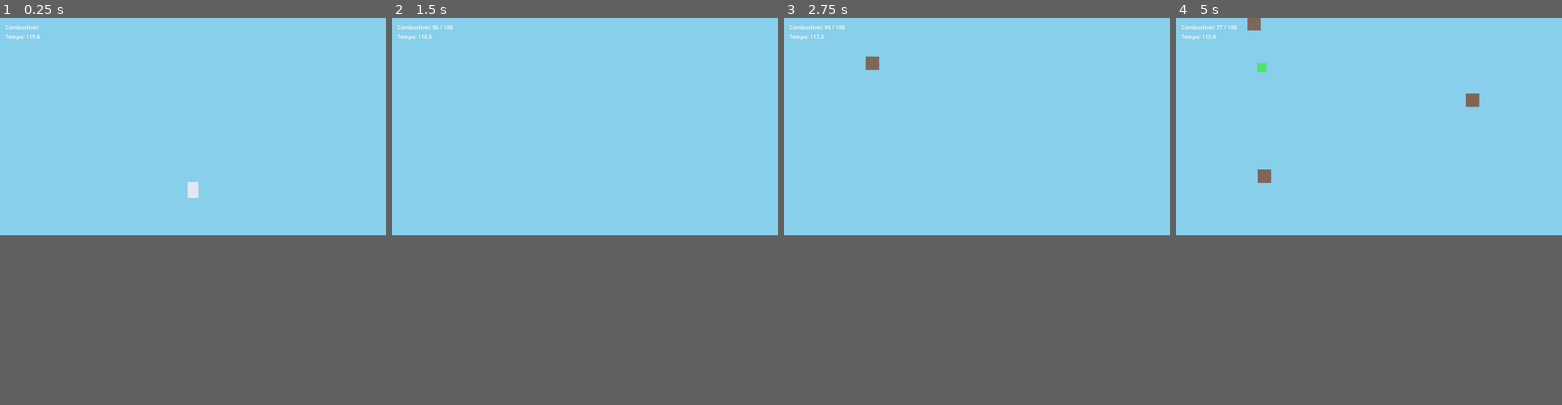
Above: before the commit, frames 1-4 (left to right).
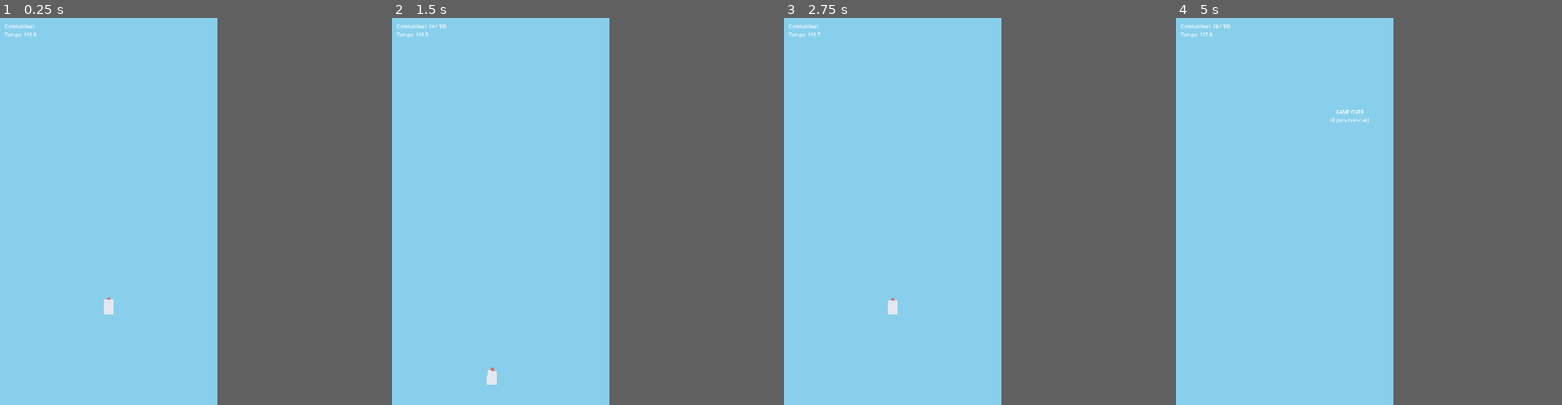
Above: after the commit, the same moments.

Repository: lucasevero/foguete-pra-lua
Game: Godot game, scene res://main.tscn
Same seed, same stepped clock (60 frames per second), same inputs: the game is played once before the commit and once after it.
Inputs (mouse positions are in pixels of both pictures, inside the frame that each line leads up to):
- Up to frame 1 (0.25 s): no input
- Up to frame 2 (1.5 s): move the mouse to (669, 114) at 0.52 s; hold D 0.53-1.25 s; hold R 0.53-1.25 s; click (669, 114) at 0.67 s; tap Space at 0.77, 0.8, 1.07 s; drag from (507, 137) to (565, 168) at 1.27 s
- Up to frame 3 (2.75 s): move the mouse to (1015, 79) at 2.02 s; hold D from 2.03 s (still down); hold R from 2.03 s (still down); click (1015, 79) at 2.17 s; tap Space at 2.3 s
- Up to frame 4 (5 s): release D at 2.75 s; release R at 2.75 s; drag from (1349, 168) to (1253, 95) at 2.77 s; move the mouse to (1484, 157) at 3.52 s; hold A 3.53-4.25 s; hold Space 3.53-4.25 s; click (1484, 157) at 3.67 s; drag from (1253, 95) to (1311, 72) at 4.27 s
In our replay, the window is 799x449 before the commit and 450x800 after it. These sizes can differ from the game's own. Grey fills any space a smaller window leaves; there, only what the larger window draws over its background counts as a difference.

The runs differ from the first frame. In frame 1, 0.4% of the frame differs, in the area x 1-52%, y 1-77%; in frame 2, 0.3%; in frame 3, 0.4%; in frame 4, 0.7%, in the area x 1-79%, y 0-43%.

Commit message:
Phase 2 prototype: mobile touch control, tuned physics, distance-based spawn
Playable gray-box prototype. Platform decided: mobile portrait (720x1280).

physics (player):
- touch/mouse control via per-frame polling (robust; touch emulates mouse on
  mobile). Thrust pushes the rocket away from the touch point; sides rotate.
- gravity 500->200; self-righting torque (tends upright) replaces the inverted
  pendulum; slower rotation.
- leaving the screen triggers player_died via VisibleOnScreenNotifier2D.

obstacles + pickups (spawners):
- spawn above the visible top (screen->world via canvas transform), never on-screen.
- spawn by distance climbed instead of time -> constant density per map segment,
  immune to ascent speed (fixes the "boost nonstop to win" exploit).
- despawn by on-screen position, not fixed world y (works as the camera rises).

integration:
- project.godot set to portrait mobile + handheld orientation + canvas_items stretch.
- R restarts on game over/victory; HUD hints it.

Contract (game_events.gd) unchanged. Verified: imports clean, runs headless
with no errors. Devlogs + CLAUDE.md updated.

Co-Authored-By: Claude Opus 4.8 <noreply@anthropic.com>

Diff:
--- a/asteroid.gd
+++ b/asteroid.gd
@@ -9,7 +9,9 @@
 func _physics_process(delta: float) -> void:
 	# TODO(Dev B): padrão de movimento (deriva lateral, rotação, tamanhos variados)
 	position.y += fall_speed * delta
-	if position.y > 800.0:
+	# despawn ao sair por baixo da tela (posição na tela, não y do mundo)
+	var screen_y := get_global_transform_with_canvas().origin.y
+	if screen_y > get_viewport().get_visible_rect().size.y + 100.0:
 		queue_free()
 
 func _on_body_entered(body: Node) -> void:
--- a/asteroid_spawner.gd
+++ b/asteroid_spawner.gd
@@ -1,19 +1,35 @@
 extends Node2D
-## DONO: Dev B — gera asteroides no topo da tela.
+## DONO: Dev B — gera asteroides POR DISTÂNCIA de subida (densidade constante por
+## trecho do mapa, imune à velocidade). Nascem acima do topo visível; caem.
 
 @export var asteroid_scene: PackedScene
-@export var spawn_interval: float = 1.5
-@export var spawn_width: float = 1152.0
+@export var spawn_distance: float = 220.0   # px de subida entre spawns
+@export var distance_jitter: float = 0.4    # variação aleatória (0 = grade perfeita)
+@export var spawn_margin: float = 60.0      # quão acima do topo da tela nasce
 
-var _timer: float = 0.0
+var _player: Node2D
+var _next_spawn_y: float
 
-func _process(delta: float) -> void:
-	# TODO(Dev B): aumentar dificuldade conforme sobe (ler GameEvents.altitude_changed)
-	if asteroid_scene == null:
+func _ready() -> void:
+	_player = get_tree().get_first_node_in_group("player")
+	if _player:
+		_next_spawn_y = _player.global_position.y - spawn_distance
+
+func _process(_delta: float) -> void:
+	# TODO(Dev B): variar spawn_distance por altitude p/ curva de dificuldade
+	if asteroid_scene == null or _player == null:
 		return
-	_timer += delta
-	if _timer >= spawn_interval:
-		_timer = 0.0
-		var a := asteroid_scene.instantiate()
-		add_child(a)
-		a.position = Vector2(randf() * spawn_width, -50.0)
+	# subir = y diminui. spawna cada vez que o player cruza o próximo marco.
+	while _player.global_position.y <= _next_spawn_y:
+		_spawn()
+		var step := spawn_distance * (1.0 + randf_range(-distance_jitter, distance_jitter))
+		_next_spawn_y -= maxf(40.0, step)
+
+func _spawn() -> void:
+	var vp := get_viewport()
+	var screen_size := vp.get_visible_rect().size
+	var to_world := vp.get_canvas_transform().affine_inverse()  # tela -> mundo
+	var sx := randf() * screen_size.x
+	var a := asteroid_scene.instantiate()
+	add_child(a)
+	a.global_position = to_world * Vector2(sx, -spawn_margin)  # acima do topo
--- a/fuel.gd
+++ b/fuel.gd
@@ -2,13 +2,16 @@
 ## DONO: Dev C — pickup de combustível. Ao encostar no player, emite fuel_collected.
 
 @export var amount: float = 25.0
+@export var fall_speed: float = 100.0
 
 func _ready() -> void:
 	body_entered.connect(_on_body_entered)
 
 func _physics_process(delta: float) -> void:
-	position.y += 100.0 * delta  # TODO(Dev C): ajustar/parametrizar
-	if position.y > 800.0:
+	position.y += fall_speed * delta
+	# despawn ao sair por baixo da tela (posição na tela, não y do mundo)
+	var screen_y := get_global_transform_with_canvas().origin.y
+	if screen_y > get_viewport().get_visible_rect().size.y + 100.0:
 		queue_free()
 
 func _on_body_entered(body: Node) -> void:
--- a/fuel_spawner.gd
+++ b/fuel_spawner.gd
@@ -1,18 +1,33 @@
 extends Node2D
-## DONO: Dev C — gera pickups de combustível.
+## DONO: Dev C — gera pickups de combustível POR DISTÂNCIA de subida (densidade
+## constante por trecho). Nascem acima do topo visível; caem.
 
 @export var fuel_scene: PackedScene
-@export var spawn_interval: float = 3.0
-@export var spawn_width: float = 1152.0
+@export var spawn_distance: float = 550.0   # px de subida entre pickups (raro que asteroide)
+@export var distance_jitter: float = 0.4
+@export var spawn_margin: float = 60.0
 
-var _timer: float = 0.0
+var _player: Node2D
+var _next_spawn_y: float
 
-func _process(delta: float) -> void:
-	if fuel_scene == null:
+func _ready() -> void:
+	_player = get_tree().get_first_node_in_group("player")
+	if _player:
+		_next_spawn_y = _player.global_position.y - spawn_distance
+
+func _process(_delta: float) -> void:
+	if fuel_scene == null or _player == null:
 		return
-	_timer += delta
-	if _timer >= spawn_interval:
-		_timer = 0.0
-		var f := fuel_scene.instantiate()
-		add_child(f)
-		f.position = Vector2(randf() * spawn_width, -50.0)
+	while _player.global_position.y <= _next_spawn_y:
+		_spawn()
+		var step := spawn_distance * (1.0 + randf_range(-distance_jitter, distance_jitter))
+		_next_spawn_y -= maxf(40.0, step)
+
+func _spawn() -> void:
+	var vp := get_viewport()
+	var screen_size := vp.get_visible_rect().size
+	var to_world := vp.get_canvas_transform().affine_inverse()  # tela -> mundo
+	var sx := randf() * screen_size.x
+	var f := fuel_scene.instantiate()
+	add_child(f)
+	f.global_position = to_world * Vector2(sx, -spawn_margin)   # acima do topo
--- a/game_manager.gd
+++ b/game_manager.gd
@@ -23,6 +23,8 @@
 
 func _process(delta: float) -> void:
 	if not running:
+		if Input.is_key_pressed(KEY_R):        # reiniciar após game over / vitória
+			get_tree().reload_current_scene()
 		return
 	time_left -= delta
 	GameEvents.time_changed.emit(time_left)
--- a/main.tscn
+++ b/main.tscn
@@ -14,7 +14,7 @@
 [node name="Background" parent="." instance=ExtResource("1")]
 
 [node name="Player" parent="." instance=ExtResource("2")]
-position = Vector2(576, 500)
+position = Vector2(360, 950)
 
 [node name="AsteroidSpawner" type="Node2D" parent="."]
 script = ExtResource("3")
--- a/player.gd
+++ b/player.gd
@@ -1,44 +1,61 @@
 extends CharacterBody2D
-## DONO: Dev A — física do foguete (o coração do jogo).
-## Contrato: escuta GameEvents.fuel_collected / asteroid_hit.
-##           emite GameEvents.fuel_changed / player_reached_moon (moon = GameManager decide).
-## Fique livre pra trocar TODA a implementação abaixo — só mantenha os signals.
+## DONO: Dev A — física do foguete (o coração do jogo). Área: physics.
+## Contrato: escuta GameEvents.fuel_collected / asteroid_hit. Emite fuel_changed.
+##
+## CONTROLE (mobile/toque): enquanto o dedo toca a tela, o foguete é empurrado
+## PARA LONGE do ponto tocado (dedo embaixo → sobe; dedo na lateral → empurra e
+## rotaciona pro lado). O empuxo acontece SEMPRE que há toque. Mouse simula toque
+## (pra testar no desktop). Sem toque = só gravidade + instabilidade.
+##
+## MODELO: o foguete tende a apontar pra cima sozinho (torque restaurador); o
+## toque nas laterais gira devagar. Todos os valores são @export → tunáveis no Inspector.
 
-@export var gravity: float = 400.0          # px/s^2 puxando pra baixo
-@export var thrust_force: float = 900.0     # empuxo na direção que o foguete aponta
-@export var rotation_speed: float = 2.5     # rad/s ao girar
+@export var gravity: float = 200.0          # px/s^2 (reduzida p/ facilitar)
+@export var thrust_force: float = 1000.0    # empuxo pra longe do dedo
+@export var touch_torque: float = 8.0       # rotação por offset horizontal do toque (menor = gira devagar)
+@export var uprighting: float = 1.5         # torque SUAVE que tende a apontar pra cima
+@export var wobble: float = 1.0             # rajadas aleatórias
+@export var angular_drag: float = 2.0       # amortece rotação
+@export var linear_drag: float = 0.4        # arrasto lateral
 @export var max_fuel: float = 100.0
 @export var fuel_burn_rate: float = 25.0    # combustível/s enquanto empurra
 
 var fuel: float
+var angular_velocity: float = 0.0
 
 func _ready() -> void:
 	fuel = max_fuel
 	GameEvents.fuel_collected.connect(_on_fuel_collected)
 	GameEvents.asteroid_hit.connect(_on_asteroid_hit)
+	$ScreenNotifier.screen_exited.connect(_on_screen_exited)
 	GameEvents.fuel_changed.emit(fuel, max_fuel)
 
 func _physics_process(delta: float) -> void:
-	# TODO(Dev A): esta é a mecânica central. Ajuste até o equilíbrio ficar
-	# "difícil mas justo". Considere torque/inércia real em vez de rotação direta.
+	# --- Auto-endireitamento (tende a apontar pra cima) + rajadas ---
+	angular_velocity += -sin(rotation) * uprighting * delta
+	angular_velocity += (randf() - 0.5) * wobble * delta
 
-	# Girar (A/seta-esq, D/seta-dir)
-	var turn := 0.0
-	if Input.is_key_pressed(KEY_A) or Input.is_key_pressed(KEY_LEFT):
-		turn -= 1.0
-	if Input.is_key_pressed(KEY_D) or Input.is_key_pressed(KEY_RIGHT):
-		turn += 1.0
-	rotation += turn * rotation_speed * delta
-
-	# Gravidade
+	# --- Gravidade ---
 	velocity.y += gravity * delta
 
-	# Empuxo (segurar ESPAÇO) — na direção que o foguete aponta (topo = frente)
-	if Input.is_key_pressed(KEY_SPACE) and fuel > 0.0:
-		var dir := Vector2.UP.rotated(rotation)
-		velocity += dir * thrust_force * delta
+	# --- Toque/clique: empurra pra longe do ponto tocado + rotaciona ---
+	# Polling do estado a cada frame (robusto; no mobile o toque emula o mouse).
+	if Input.is_mouse_button_pressed(MOUSE_BUTTON_LEFT) and fuel > 0.0:
+		var vp := get_viewport()
+		var center := vp.get_visible_rect().size * 0.5
+		var touch := vp.get_mouse_position()
+		var push := center - touch                  # do dedo p/ o centro (foguete)
+		if push.length() > 1.0:
+			velocity += push.normalized() * thrust_force * delta
+		var offset_x := touch.x - center.x          # toque lateral = rotação
+		angular_velocity += (offset_x / 1000.0) * touch_torque * delta
 		fuel = maxf(0.0, fuel - fuel_burn_rate * delta)
 		GameEvents.fuel_changed.emit(fuel, max_fuel)
+
+	# --- Amortecimentos ---
+	angular_velocity -= angular_velocity * angular_drag * delta
+	rotation += angular_velocity * delta
+	velocity.x -= velocity.x * linear_drag * delta
 
 	move_and_slide()
 
@@ -48,3 +65,6 @@
 
 func _on_asteroid_hit() -> void:
 	GameEvents.player_died.emit()
+
+func _on_screen_exited() -> void:  # saiu da tela de jogo = game over
+	GameEvents.player_died.emit()
--- a/player.tscn
+++ b/player.tscn
@@ -15,5 +15,22 @@
 offset_bottom = 24.0
 color = Color(0.9, 0.9, 0.95, 1)
 
+[node name="Nose" type="ColorRect" parent="."]
+offset_left = -6.0
+offset_top = -32.0
+offset_right = 6.0
+offset_bottom = -24.0
+color = Color(0.95, 0.4, 0.3, 1)
+
 [node name="Collision" type="CollisionShape2D" parent="."]
 shape = SubResource("1")
+
+[node name="ScreenNotifier" type="VisibleOnScreenNotifier2D" parent="."]
+rect = Rect2(-20, -36, 40, 72)
+
+[node name="Camera2D" type="Camera2D" parent="."]
+limit_left = 0
+limit_top = -1000000
+limit_right = 720
+limit_bottom = 1280
+position_smoothing_enabled = true
--- a/project.godot
+++ b/project.godot
@@ -21,5 +21,7 @@
 
 [display]
 
-window/size/viewport_width=1152
-window/size/viewport_height=648
+window/size/viewport_width=720
+window/size/viewport_height=1280
+window/stretch/mode="canvas_items"
+window/handheld/orientation="portrait"
--- a/ui.gd
+++ b/ui.gd
@@ -19,5 +19,6 @@
 
 func _on_game_over(won: bool) -> void:
 	# TODO(Dev D): tela real de vitória/derrota + botão reiniciar
-	result_label.text = "VITÓRIA! ...mas nosso foguete também não volta." if won else "GAME OVER"
+	var msg := "VITÓRIA! ...mas nosso foguete também não volta." if won else "GAME OVER"
+	result_label.text = msg + "\n(R para reiniciar)"
 	result_label.show()
Not shown, changed: .claude/devlog/integration.md
Not shown, changed: .claude/devlog/obstacles.md
Not shown, changed: .claude/devlog/physics.md
Not shown, changed: .claude/devlog/pickups.md
Not shown, changed: CLAUDE.md
